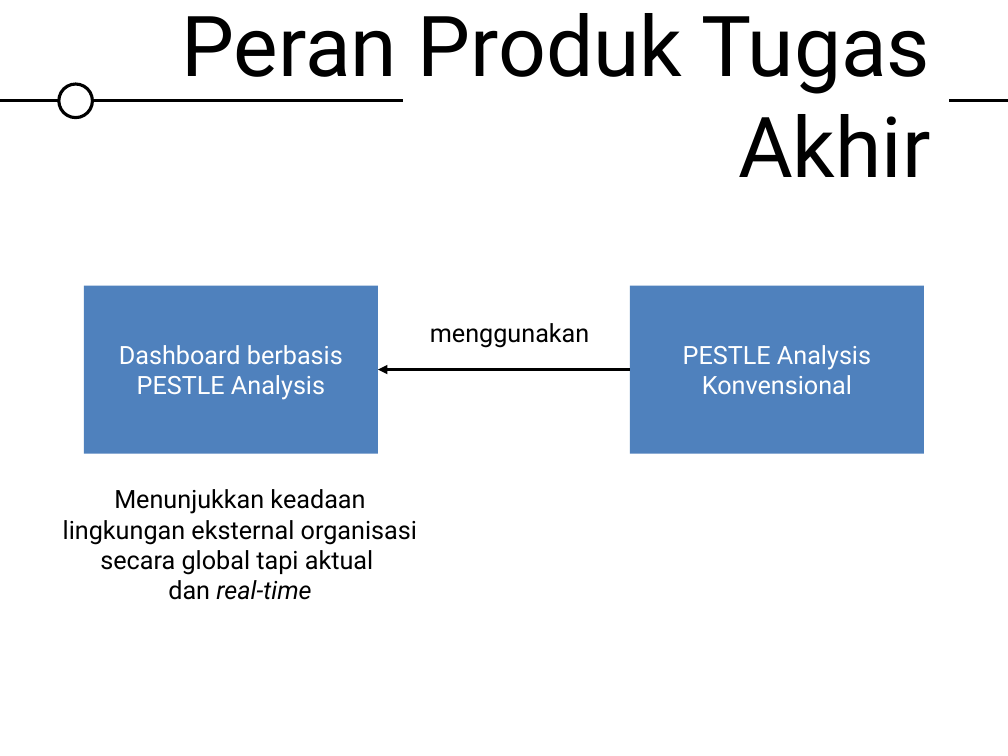
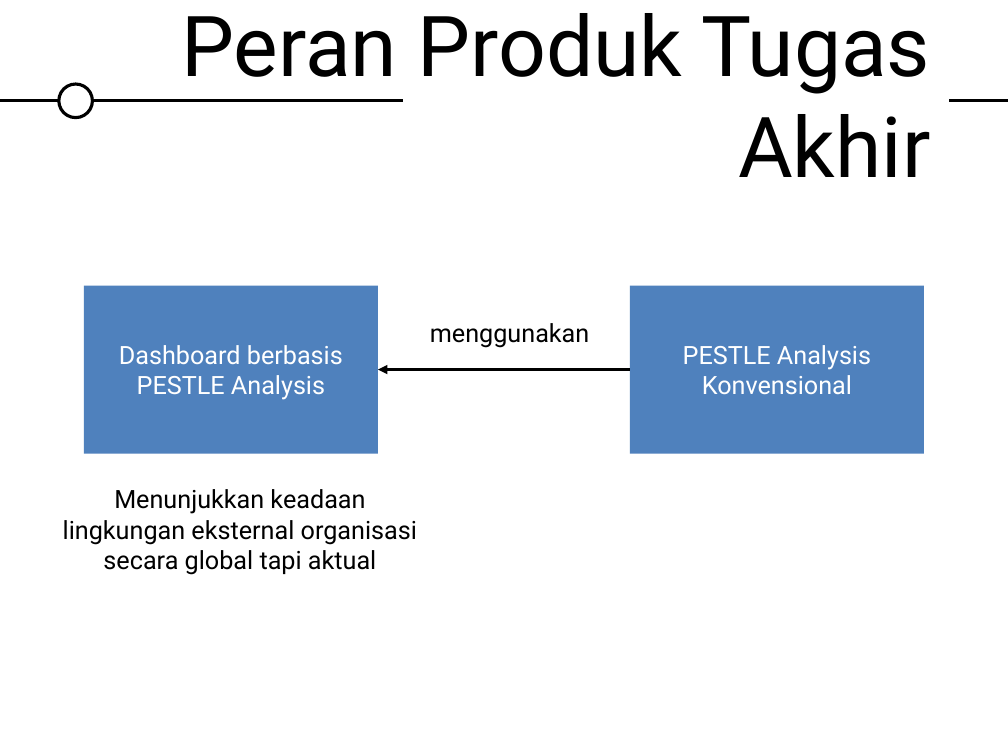
Before and after one commit to emfatoni/dashboard_pestle, a slide deck: slide 34 of dokumen/Slide Sidang.pptx. Drawn at 1008x756 pixels with LibreOffice and Linux fonts; fonts in the diff are those of the drawing. Boxes give left, top, right and bottom in pixels: in the first picture for what was removed or moved away, otherwise in the second. Text is boxed around its words. In the diff, an @@ line names an element or a change of style, - is before the commit and + after.

```diff
--- a/dokumen/Slide Sidang.pptx
+++ b/dokumen/Slide Sidang.pptx
@@ text at [168,580,311,600]: paragraph removed @@
-dan real-time
```
Also in this commit, not shown: 2 other slides changed.
